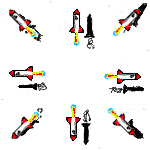
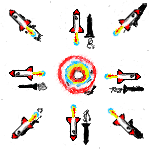
Before/after of a 150px x 150px layered artwork. What changed in the layer stack:
painted on "Слой" over [38, 53, 99, 97]
